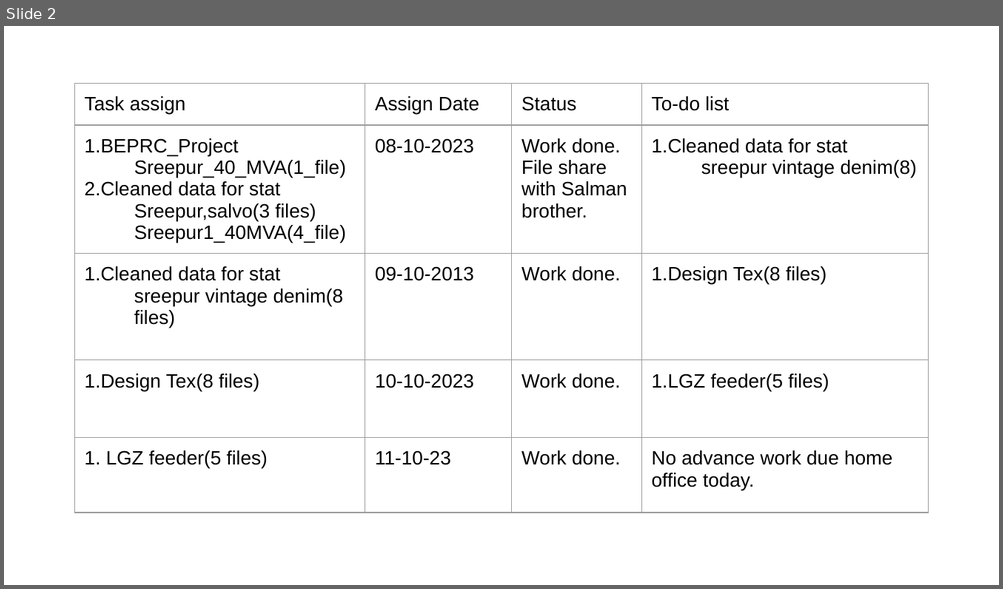
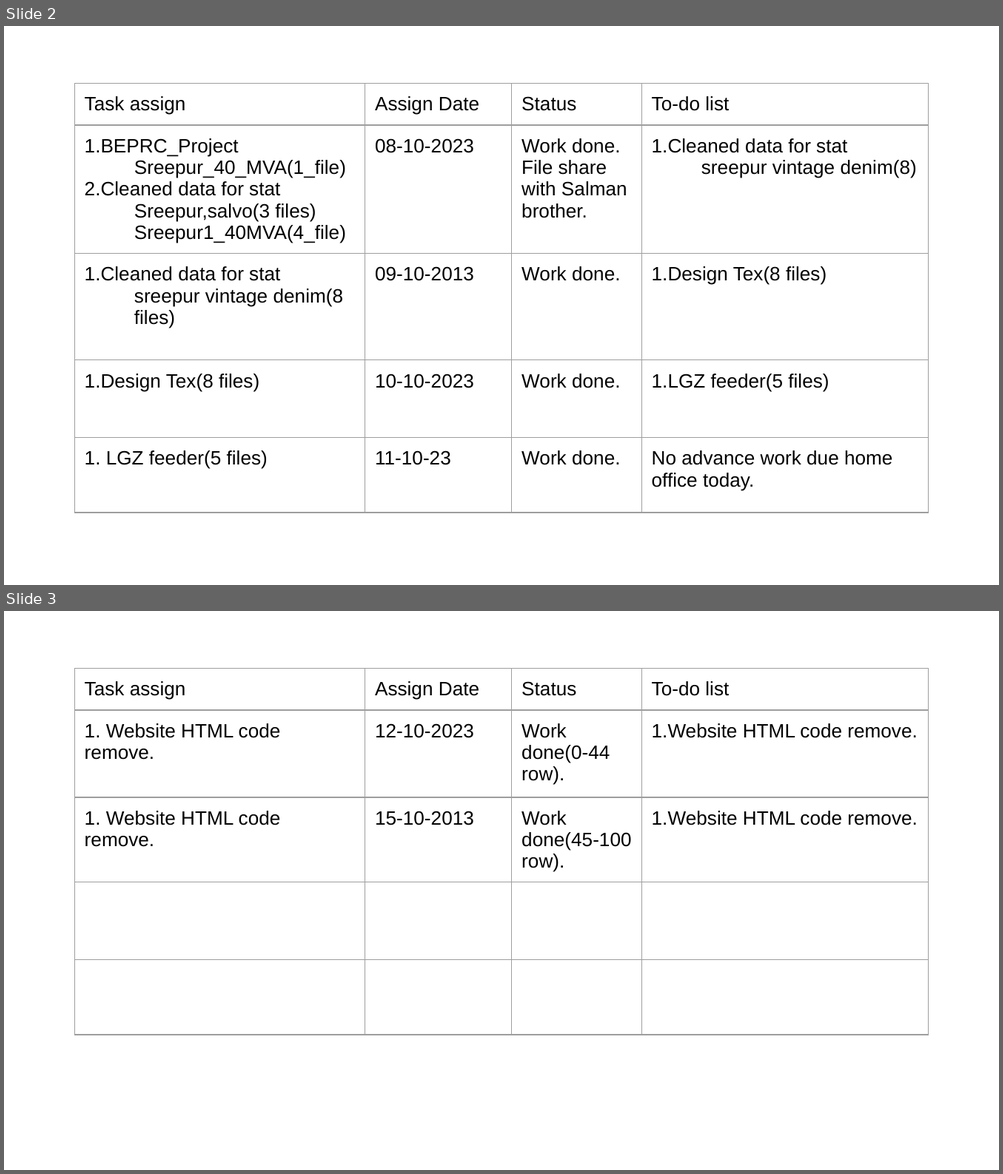
Before and after one commit to Mamunjsr24/Progress_report, a slide deck: Office_progress_report.pptx. Shown one above the other, each under a label of ours: slide 2 before the commit, slides 2 and 3 after it. The pictures are 1003x589 and 1003x1174 pixels, drawn with LibreOffice and Linux fonts; fonts in the diff are those of the drawing. Boxes give left, top, right and bottom in pixels: in the first picture for what was removed or moved away, otherwise in the second. Text is boxed around its words. In the diff, an @@ line names an element or a change of style, - is before the commit and + after.

```diff
--- a/Office_progress_report.pptx
+++ b/Office_progress_report.pptx
@@ slide 3 added at [4,611,999,1170], background #FFFFFF @@
@@ table added at [74,669,928,1044], 5 rows, 4 columns @@
+Task assign | Assign Date | Status | To-do list
+1. Website HTML code remove. | 12-10-2023 | Work done(0-44 row). | 1.Website HTML code remove.
+1. Website HTML code remove. | 15-10-2013 | Work done(45-100 row). | 1.Website HTML code remove.
+ |  |  | 
+ |  |  | 
```
